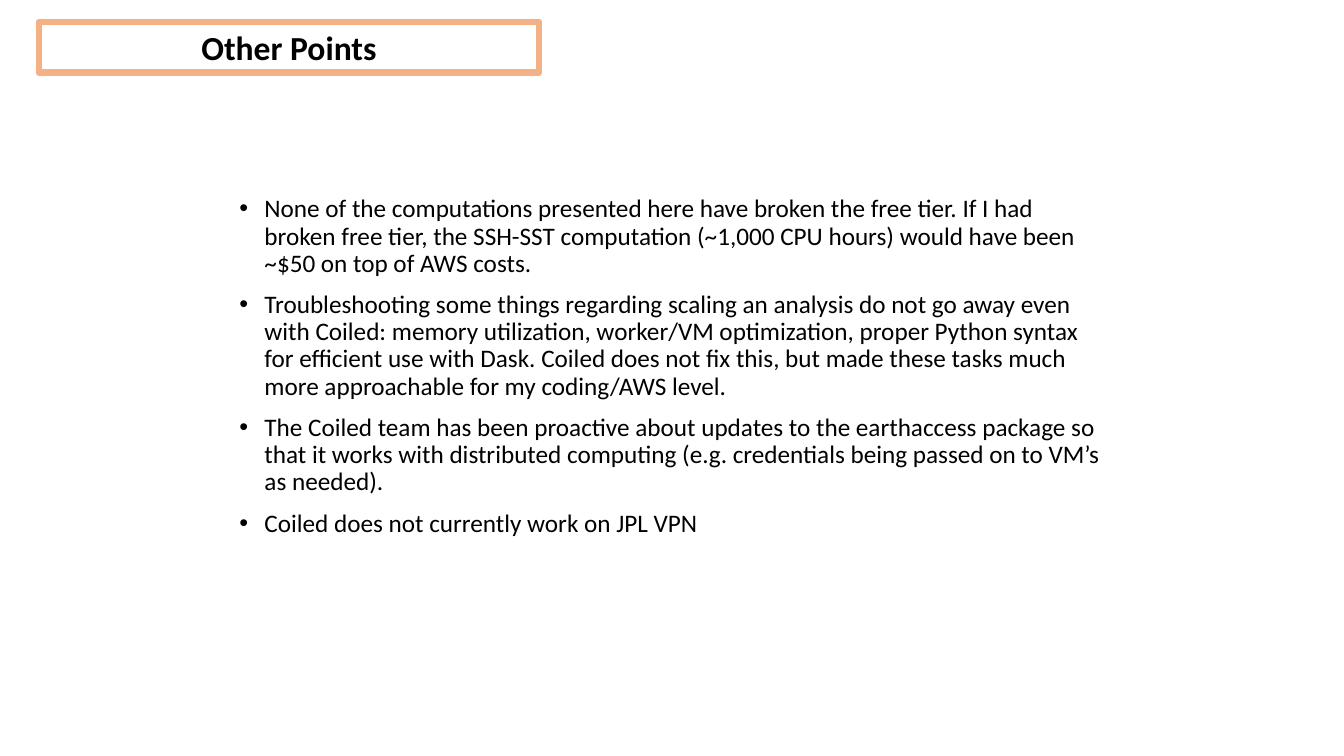
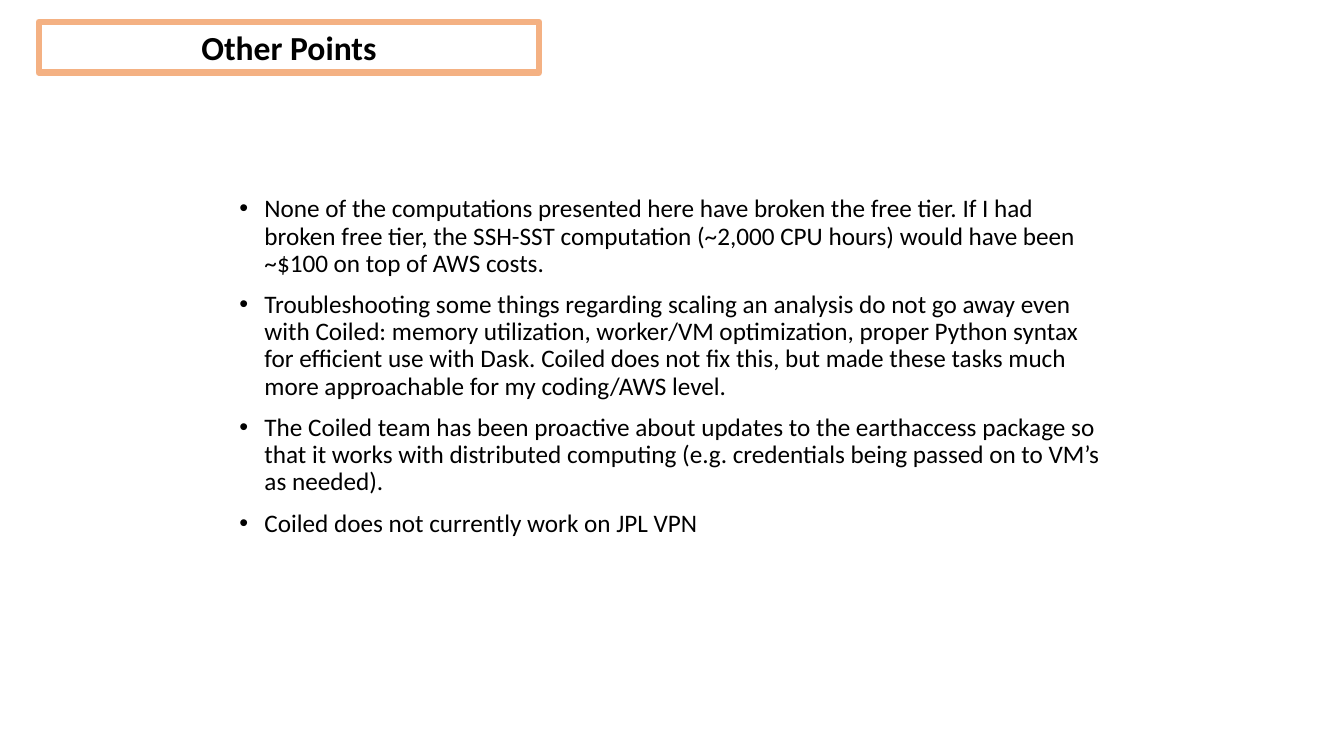
Before and after one commit to DeanHenze/cloud_earthdata, a slide deck: slide 29 of coiled/Coiled_presentation.pptx. Drawn at 1344x756 pixels with LibreOffice and Linux fonts; fonts in the diff are those of the drawing. Boxes give left, top, right and bottom in pixels: in the first picture for what was removed or moved away, otherwise in the second. Text is boxed around its words. In the diff, an @@ line names an element or a change of style, - is before the commit and + after.

Commit message:
Change quoted cpu hrs for corr comp.

```diff
--- a/coiled/Coiled_presentation.pptx
+++ b/coiled/Coiled_presentation.pptx
@@ text at (264, 199, 1075, 276): text changed @@
-• None of the computations presented here have broken the free tier. If I had broken free tier, the SSH-SST computation (~1,000 CPU hours) would have been ~$50 on top of AWS costs.
+• None of the computations presented here have broken the free tier. If I had broken free tier, the SSH-SST computation (~2,000 CPU hours) would have been ~$100 on top of AWS costs.
```
